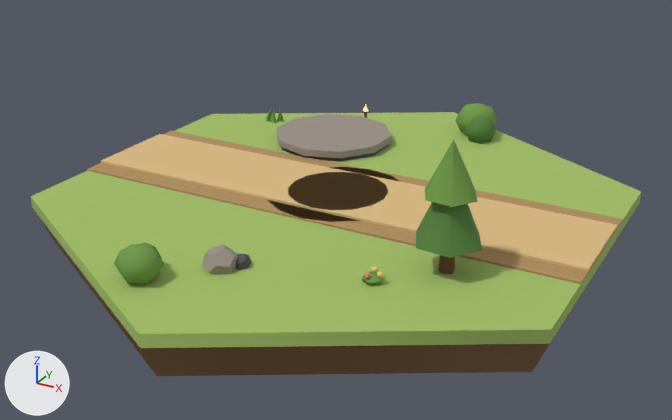
What one commit did to the glTF model assets/tiles/tile_ballistaRoad.glb.
One viewpoint serves both versions: a camera (50 mm lens) standing at (1.353, -2.473, 1.178) and looking at (0.025, -0.059, -0.029). The lights are fixed; the arrows at lower left show +X, +Y and +Z. The picture after the commit comes second. Where no turn or scale is listed for an object, it has been applied to the vertices. Vertices at exactly the same position are counted once.

The older version as bpy lines, for what is in view:
```python
ob_deco_bush_0_a = bpy.data.objects.new('deco_bush_0_a', me_mesh_12)
ob_deco_bush_0_a.location = (-0.178, -0.78, 0.048)
ob_deco_bush_0_b = bpy.data.objects.new('deco_bush_0_b', me_mesh_13)
ob_deco_bush_0_b.location = (-0.204, -0.73, 0.034)
ob_deco_flowers_1_leaf = bpy.data.objects.new('deco_flowers_1_leaf', me_mesh_14)
ob_deco_flowers_1_leaf.location = (0.377, -0.492, 0.012)
ob_deco_stone_2_a = bpy.data.objects.new('deco_stone_2_a', me_mesh_18)
ob_deco_stone_2_a.location = (-0.028, -0.619, 0.023)
ob_deco_stone_2_b = bpy.data.objects.new('deco_stone_2_b', me_mesh_19)
ob_deco_stone_2_b.location = (0.013, -0.58, 0.01)
ob_deco_tree_3_crown = bpy.data.objects.new('deco_tree_3_crown', me_mesh_21)
ob_deco_tree_3_crown.location = (0.522, -0.334, 0.201)
ob_deco_tree_3_crown_b = bpy.data.objects.new('deco_tree_3_crown_b', me_mesh_22)
ob_deco_tree_3_crown_b.location = (0.522, -0.334, 0.302)
ob_deco_tree_3_trunk = bpy.data.objects.new('deco_tree_3_trunk', me_mesh_20)
ob_deco_tree_3_trunk.location = (0.522, -0.334, 0.056)
ob_ground = bpy.data.objects.new('ground', me_mesh_0)
ob_ground.location = (0.0, 0.0, -0.02)
# also in view: 'deco_bush_5_a' at (0.178, 0.78, 0.059); 'road_verge_0' at (0.433, 0.0, 0.003); 'road_surface_0' at (0.433, 0.0, 0.01); 'deco_bush_5_b' at (0.219, 0.726, 0.041); 'tower_slot_1_plate' at (-0.26, 0.44, 0.027)
```
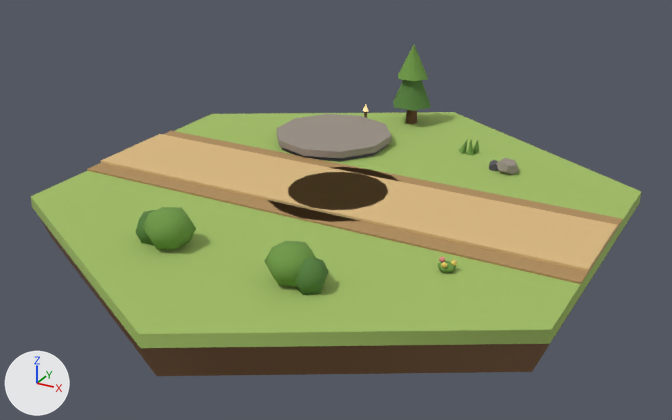
Where the newer file only moved an object's origin or applied its transform, the numbers keep the older frame.

Where the change shows, as pixel boxes (x1, y1, x2, y2) in the pictures (672 x 420 px):
'deco_tree_3_crown', moved, turned, rescaled
    before: (416, 202, 482, 258)
    after: (393, 80, 431, 111)
'deco_bush_0_a', moved, turned, rescaled
    before: (114, 244, 164, 284)
    after: (264, 241, 316, 287)
'deco_tree_3_crown_b', moved, turned, rescaled
    before: (425, 139, 478, 207)
    after: (398, 45, 428, 81)
'deco_bush_5_a', moved, turned, rescaled
    before: (455, 103, 497, 134)
    after: (143, 207, 196, 249)
'deco_stone_2_a', moved, turned, rescaled
    before: (202, 245, 238, 275)
    after: (496, 158, 519, 175)
'deco_bush_0_b', moved, turned, rescaled (mostly hidden before)
    before: (141, 243, 162, 258)
    after: (295, 257, 329, 295)
'deco_bush_5_b', moved, turned, rescaled
    before: (466, 115, 496, 144)
    after: (135, 210, 155, 245)
'deco_tree_3_trunk', reshaped
    before: (438, 255, 455, 274)
    after: (406, 110, 417, 124)
'deco_flowers_1_leaf', moved, turned, rescaled
    before: (362, 272, 382, 285)
    after: (438, 261, 456, 272)
'deco_stone_2_b', moved, turned, rescaled
    before: (235, 253, 252, 270)
    after: (489, 160, 498, 171)

What changed in the scene script:
```text
Change me_mesh_12:
    remove me_mesh_12.from_pydata(...)  # 28 vertices, 36 faces; spans x -0.0592..0.0592, y -0.0674..0.0674, z -0.0539..0.0539
    add me_mesh_12.from_pydata(...)  # 28 vertices, 36 faces; spans x 0.2916..0.4352, y 0.1136..0.2632, z -0.0547..0.0672
    me_mesh_12 part 1: the whole mesh is turned -129.1 degrees about the z axis through its middle and scaled by 1.13, then moved by (0.3634, 0.1884, 0.0063)
Change me_mesh_13:
    remove me_mesh_13.from_pydata(...)  # 24 vertices, 30 faces; spans x -0.048..0.041, y -0.0468..0.0445, z -0.0481..0.0481
    add me_mesh_13.from_pydata(...)  # 24 vertices, 30 faces; spans x 0.4001..0.5035, y 0.0715..0.1706, z -0.05..0.0588
    me_mesh_13 part 2: the whole mesh is turned -129.1 degrees about the z axis through its middle and scaled by 1.13, then moved by (0.4564, 0.1309, 0.0044)
Change me_mesh_14:
    remove me_mesh_14.from_pydata(...)  # 18 vertices, 20 faces; spans x -0.025..0.0281, y -0.0279..0.0256, z -0.0131..0.0131
    add me_mesh_14.from_pydata(...)  # 18 vertices, 20 faces; spans x 0.1201..0.1683, y 0.1332..0.1819, z -0.0119..0.0119
    me_mesh_14 part 3: the whole mesh is turned -93.1 degrees about the z axis through its middle and scaled by 0.91, then moved by (0.143, 0.1584, 0.0)
Change me_mesh_18:
    remove me_mesh_18.from_pydata(...)  # 20 vertices, 36 faces; spans x -0.045..0.045, y -0.0499..0.0499, z -0.0364..0.0364
    add me_mesh_18.from_pydata(...)  # 20 vertices, 36 faces; spans x 0.4049..0.49, y 1.035..1.1167, z -0.0342..0.0265
    me_mesh_18 part 4: the whole mesh is turned 128.7 degrees about the z axis through its middle and scaled by 0.833, then moved by (0.4475, 1.0759, -0.0039)
Change me_mesh_19:
    remove me_mesh_19.from_pydata(...)  # 20 vertices, 36 faces; spans x -0.0289..0.0289, y -0.0254..0.0254, z -0.027..0.027
    add me_mesh_19.from_pydata(...)  # 20 vertices, 36 faces; spans x 0.3357..0.383, y 1.0237..1.062, z -0.0225..0.0225
    me_mesh_19 part 5: the whole mesh is turned 128.7 degrees about the z axis through its middle and scaled by 0.833, then moved by (0.3593, 1.0428, 0.0)
Change me_mesh_20:
    remove me_mesh_20.from_pydata(...)  # 14 vertices, 20 faces; spans x -0.0238..0.0209, y -0.0235..0.0218, z -0.056..0.056
    add me_mesh_20.from_pydata(...)  # 14 vertices, 20 faces; spans x -0.6437..-0.5985, y 1.1065..1.1514, z -0.056..0.0377
    me_mesh_20 part 6: 14 of 14 vertices moved; they spanned x -0.0238..0.0209, y -0.0235..0.0218, z -0.056..0.056 and now span x -0.6437..-0.5985, y 1.1065..1.1514, z -0.056..0.0377; mean shift (-0.6194, 1.1223, -0.0091)
Change me_mesh_21:
    remove me_mesh_21.from_pydata(...)  # 9 vertices, 12 faces; spans x -0.1..0.1, y -0.091..0.091, z -0.112..0.112
    add me_mesh_21.from_pydata(...)  # 9 vertices, 12 faces; spans x -0.706..-0.538, y 1.053..1.202, z -0.127..0.061
    me_mesh_21 part 7: the whole mesh is turned -176.5 degrees about the z axis through its middle and scaled by 0.837, then moved by (-0.622, 1.128, -0.033)
Change me_mesh_22:
    remove me_mesh_22.from_pydata(...)  # 9 vertices, 12 faces; spans x -0.078..0.078, y -0.071..0.071, z -0.078..0.078
    add me_mesh_22.from_pydata(...)  # 9 vertices, 12 faces; spans x -0.688..-0.557, y 1.07..1.185, z -0.115..0.016
    me_mesh_22 part 8: the whole mesh is turned -176.5 degrees about the z axis through its middle and scaled by 0.837, then moved by (-0.622, 1.128, -0.049)
Change me_mesh_26:
    remove me_mesh_26.from_pydata(...)  # 28 vertices, 36 faces; spans x -0.075..0.075, y -0.083..0.083, z -0.066..0.066
    add me_mesh_26.from_pydata(...)  # 28 vertices, 36 faces; spans x -0.487..-0.345, y -1.43..-1.274, z -0.066..0.059
    me_mesh_26 part 9: the whole mesh is turned -130.1 degrees about the z axis through its middle and scaled by 0.945, then moved by (-0.416, -1.352, -0.003)
Change me_mesh_27:
    remove me_mesh_27.from_pydata(...)  # 24 vertices, 30 faces; spans x -0.0536..0.0582, y -0.0519..0.0588, z -0.0592..0.0592
    add me_mesh_27.from_pydata(...)  # 24 vertices, 30 faces; spans x -0.5741..-0.4684, y -1.3369..-1.2325, z -0.0582..0.0537
    me_mesh_27 part 10: the whole mesh is turned -130.1 degrees about the z axis through its middle and scaled by 0.945, then moved by (-0.5204, -1.2952, -0.0023)
```
